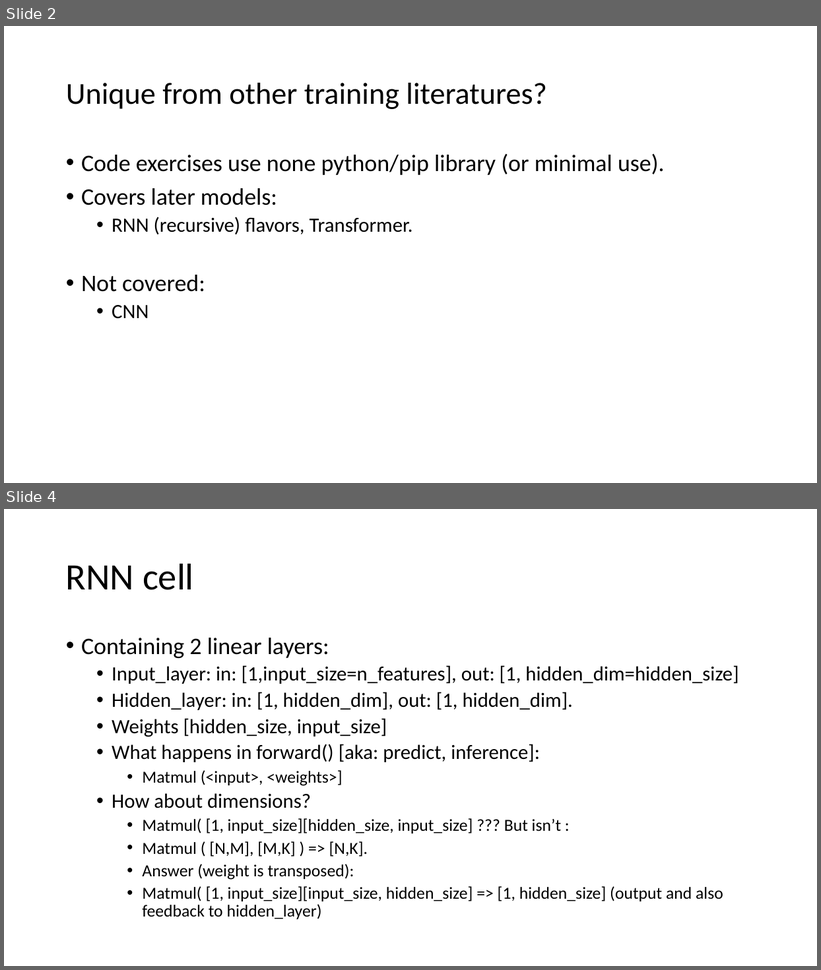
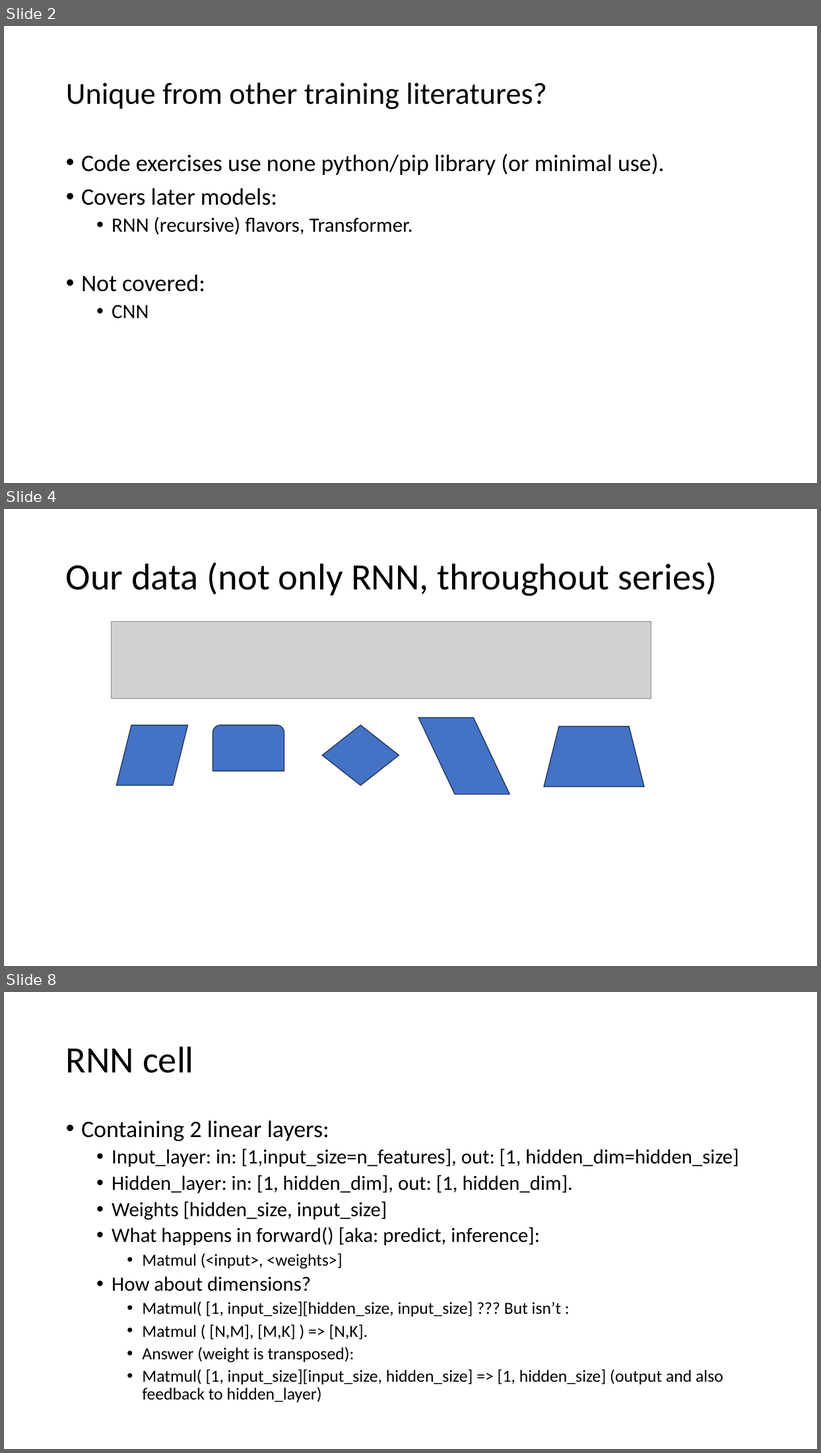
Before and after one commit to ggankhuy/codelab-scripts-github, a slide deck: ml/tf/tf-from-scratch/3/code-exercises/ml-models-from-scratch.pptx. Shown one above the other, each under a label of ours: slides 2 and 4 before the commit, slides 2, 4 and 8 after it; the slides between them are not shown. The pictures are 821x970 and 821x1453 pixels, drawn with LibreOffice and Linux fonts; fonts in the diff are those of the drawing; grey boxes stand for pictures. Boxes give left, top, right and bottom in pixels: in the first picture for what was removed or moved away, otherwise in the second. Text is boxed around its words. In the diff, an @@ line names an element or a change of style, - is before the commit and + after.

```diff
--- a/ml/tf/tf-from-scratch/3/code-exercises/ml-models-from-scratch.pptx
+++ b/ml/tf/tf-from-scratch/3/code-exercises/ml-models-from-scratch.pptx
@@ slide 4 added at (4,509,817,966), background #FFFFFF @@
@@ title added at (66,562,717,596), 44 pt, text #000000 @@
+Our data (not only RNN, throughout series)
@@ picture added at (112,622,651,698) @@
@@ parallelogram added at (116,725,187,786), fill #4472C4, outline #1E3256 1 pt @@
@@ round same rect added at (213,725,284,771), fill #4472C4, outline #1E3256 1 pt @@
@@ diamond added at (322,725,399,786), fill #4472C4, outline #1E3256 1 pt @@
@@ parallelogram added at (418,718,510,795), fill #4472C4, outline #1E3256 1 pt @@
@@ trapezoid added at (544,727,644,787), fill #4472C4, outline #1E3256 1 pt @@
@@ what was slide 4 is now slide 8 @@
```
Also in this commit, not shown: 1 slide changed, 8 other slides added, 1 other file.
